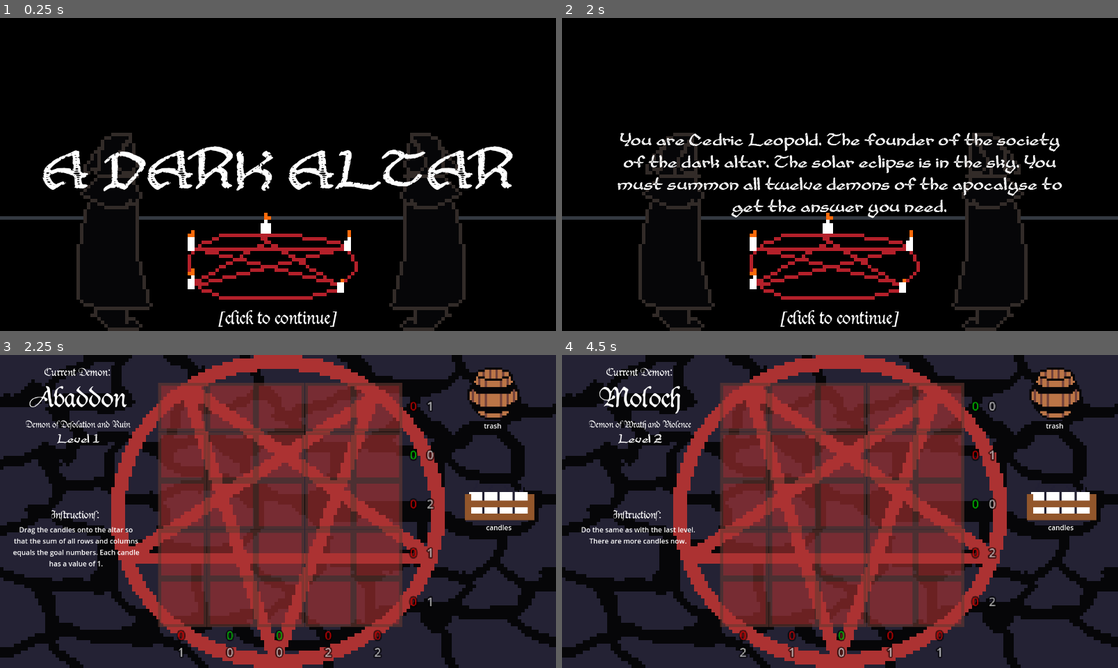
Above: before the commit, frames 1-4 (two rows, left to right).
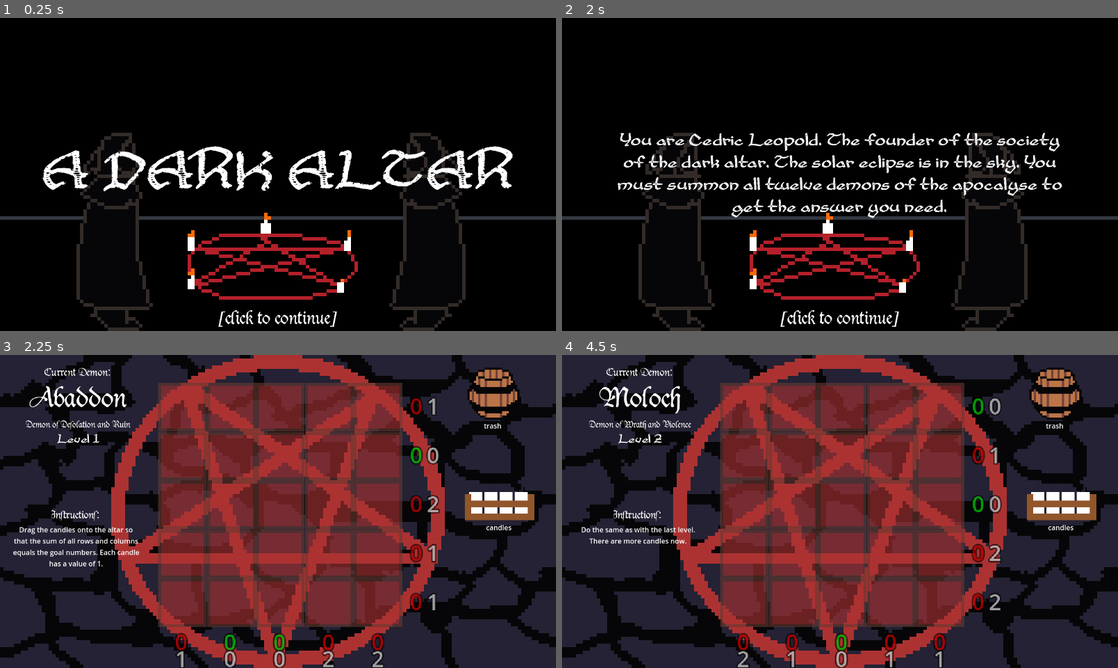
Above: after the commit, the same moments.

Repository: adrientremblay/ld55
Game: Godot game, scene res://scenes/title_screen.tscn
Same seed, same stepped clock (60 frames per second), same inputs: the game is played once before the commit and once after it.
Inputs (mouse positions are in pixels of both pictures, inside the frame that each line leads up to):
- Up to frame 1 (0.25 s): no input
- Up to frame 2 (2 s): tap Enter at 0.5, 1.25 s; move the mouse to (962, 158) at 0.52 s; press the mouse at (962, 158) at 0.53 s; move the mouse to (728, 190) at 1.27 s; release the mouse at (728, 190) at 1.28 s; click (728, 190) at 1.35 s
- Up to frame 3 (2.25 s): tap Enter at 2 s; move the mouse to (333, 442) at 2.02 s; press the mouse at (333, 442) at 2.03 s
- Up to frame 4 (4.5 s): tap Space (skip_level) at 2.75 s; move the mouse to (1062, 502) at 2.77 s; release the mouse at (1062, 502) at 2.78 s; click (1062, 502) at 2.85 s; tap Enter at 3.5, 4.25 s; move the mouse to (1006, 558) at 3.52 s; press the mouse at (1006, 558) at 3.53 s; move the mouse to (673, 464) at 4.27 s; release the mouse at (673, 464) at 4.28 s; click (673, 464) at 4.35 s

Frames 1-2 are identical in both runs. In frame 3, 1.7% of the frame differs, in the area x 31-80%, y 13-100%; in frame 4, 1.7%.

Commit message:
Made the numbers super big

Diff:
--- a/scenes/altar.tscn
+++ b/scenes/altar.tscn
@@ -4,7 +4,7 @@
 [ext_resource type="Script" path="res://scripts/altar.gd" id="1_ioxvw"]
 
 [sub_resource type="LabelSettings" id="LabelSettings_aelev"]
-font_size = 22
+font_size = 40
 outline_size = 10
 outline_color = Color(0, 0, 0, 1)
 
--- a/scenes/offering_spawner.tscn
+++ b/scenes/offering_spawner.tscn
@@ -25,7 +25,7 @@
 offset_top = 85.0
 offset_right = 74.0
 offset_bottom = 110.0
-text = "candles"
+text = "candles (12)"
 horizontal_alignment = 1
 
 [connection signal="mouse_entered" from="Area2D" to="." method="_on_area_2d_mouse_entered"]
--- a/scripts/demon.gd
+++ b/scripts/demon.gd
@@ -7,6 +7,7 @@
 var lines: Array
 var instructions: String
 var level: int #ised for the difficulty calculation
+var required_offerings: Array
 
 var rng = RandomNumberGenerator.new()
 
@@ -23,6 +24,7 @@
 		var puzzle = generate_puzzle(level)
 		self.rows = puzzle[0]
 		self.cols = puzzle[1]
+		self.required_offerings = puzzle[2]
 
 	if lines.size() != 0:
 		self.lines = lines
@@ -46,16 +48,20 @@
 			candle_density = 0.6
 			skull_density = 0.3
 
+	var total_candles = 0
+	var total_skulls = 0
+
 	for i in range(5):
 		for j in range(5):
 			var placed_offering_value = 0
 
 			if rng.randf() < skull_density:
 				placed_offering_value = 2
+				total_skulls += 1
 			elif rng.randf() < candle_density:
 				placed_offering_value = 1
 
 			rows[i] += placed_offering_value
 			cols[j] += placed_offering_value
 
-	return [rows, cols]
+	return [rows, cols, [total_candles, total_skulls]]
--- a/scripts/main.gd
+++ b/scripts/main.gd
@@ -44,6 +44,9 @@
 	else:
 		$SkullSpawner.visible = true
 
+	$CandleSpawner.total_offerings = demon.required_offerings[0]
+	$SkullSpawner.total_offerings = demon.required_offerings[1]
+
 func _on_object_spawner_altar_check() -> void:
 	if $Altar.check_puzzle_completion():
 		level_complete()
--- a/scripts/offering_spawner.gd
+++ b/scripts/offering_spawner.gd
@@ -7,6 +7,7 @@
 @export var type: Offering.OfferingType = Offering.OfferingType.CANDLE
 var candles_texture: Texture2D = load("res://assets/images/candle_crate.png")
 var skulls_texture:Texture2D = load("res://assets/images/pile_of_bones.png")
+var total_offerings = 0
 
 signal altar_check
 
